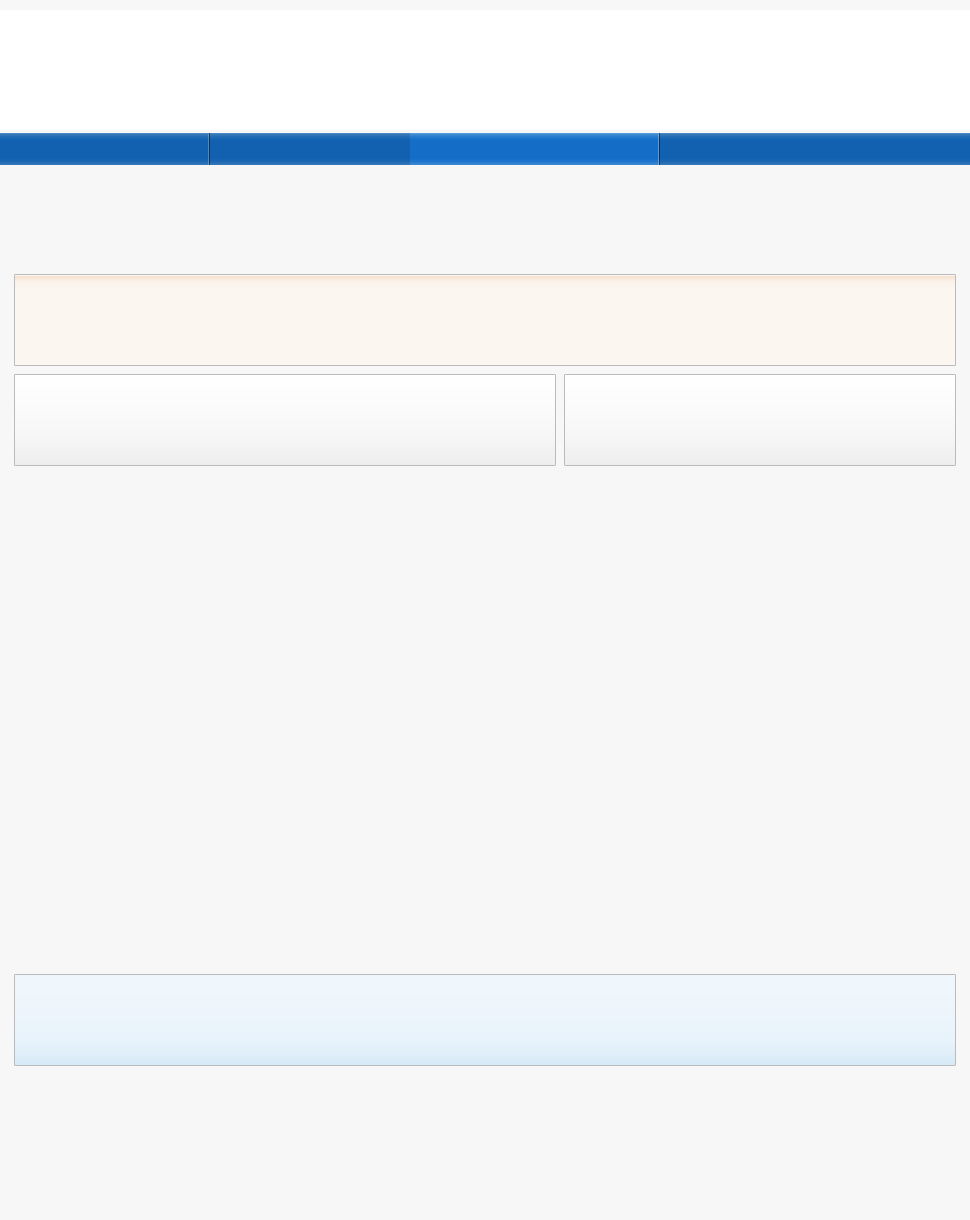
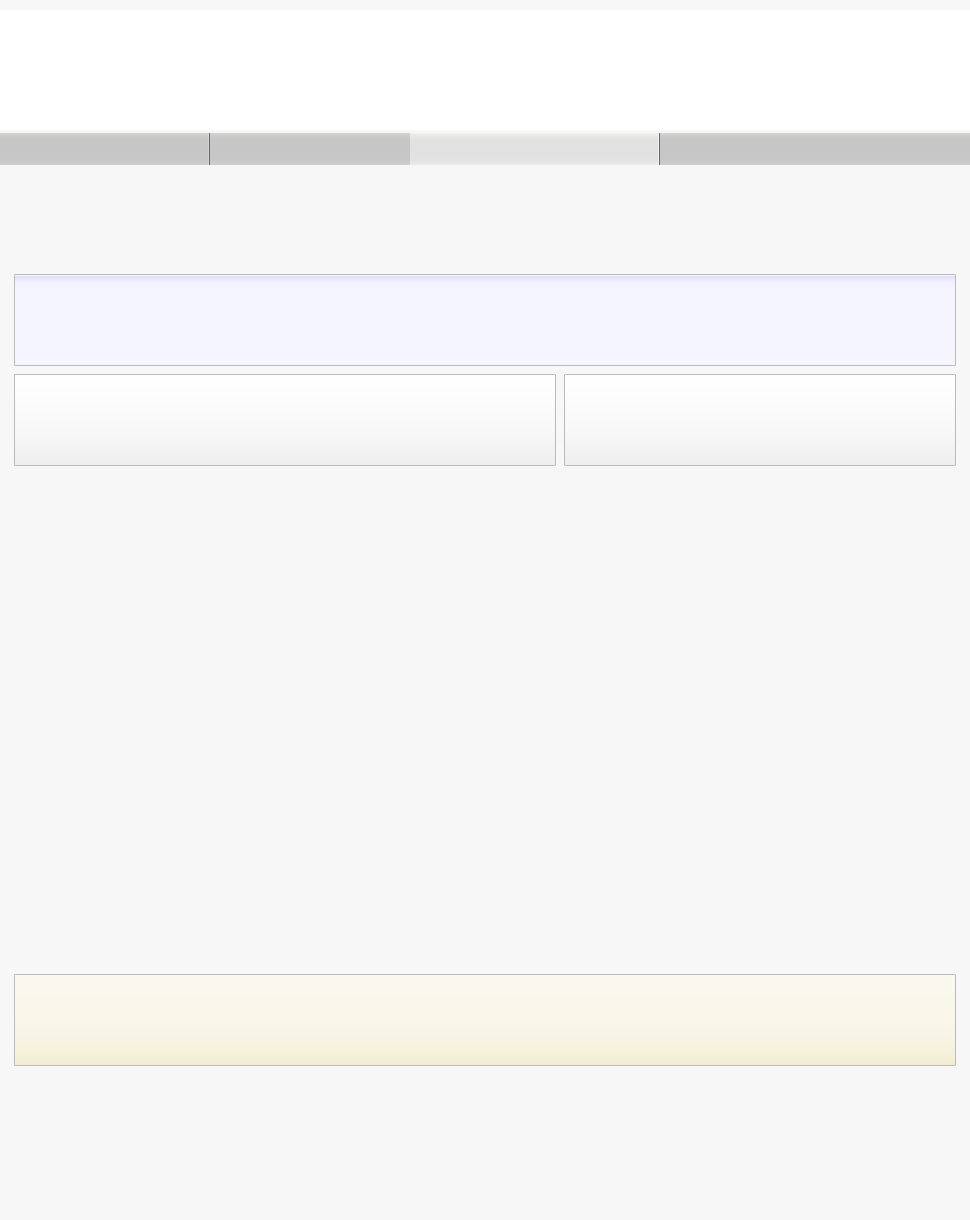
Layers edited between the first and the second 970x1220 image:
painted on "navbar" over [0, 133, 970, 165]
painted on "header widgets" over [15, 275, 955, 365]
painted on "footer widgets" over [15, 975, 955, 1065]
